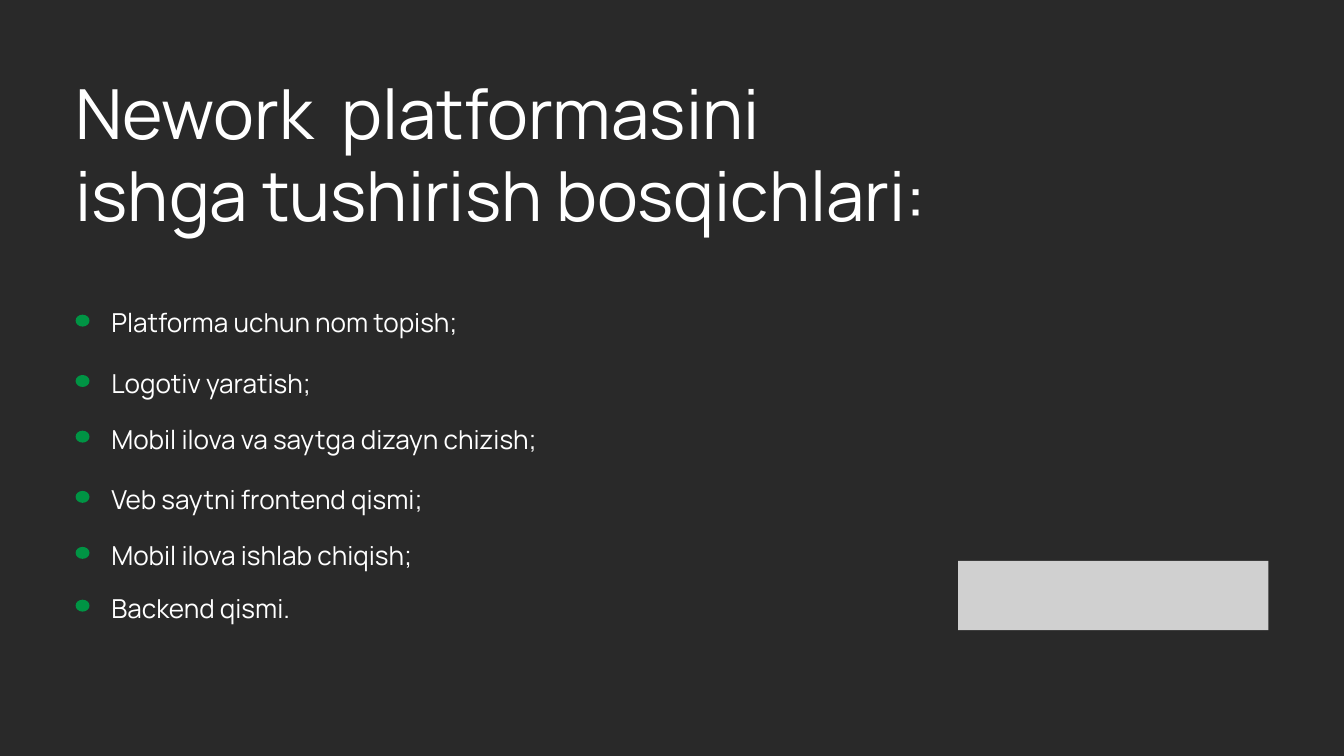
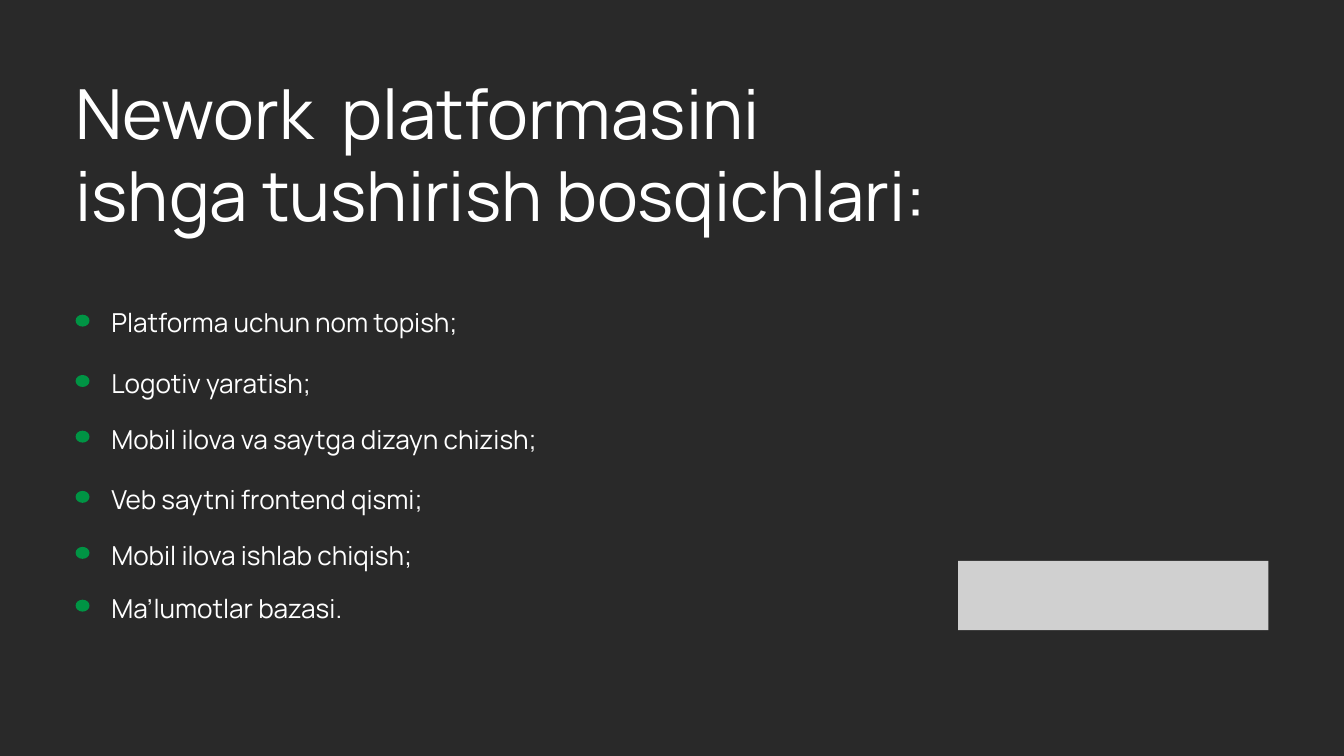
Before and after one commit to Texnovoy2024/nework, a slide deck: slide 2 of Hacaton 2024/Nework.pptx. Drawn at 1344x756 pixels with LibreOffice and Linux fonts; fonts in the diff are those of the drawing; grey boxes stand for pictures. Boxes give left, top, right and bottom in pixels: in the first picture for what was removed or moved away, otherwise in the second. Text is boxed around its words. In the diff, an @@ line names an element or a change of style, - is before the commit and + after.

```diff
--- a/Hacaton 2024/Nework.pptx
+++ b/Hacaton 2024/Nework.pptx
@@ text at bbox=[111, 598, 342, 619]: text changed @@
-Backend qismi.
+Ma’lumotlar bazasi.
```
Also in this commit, not shown: 3 other slides changed, 4 slides added.
